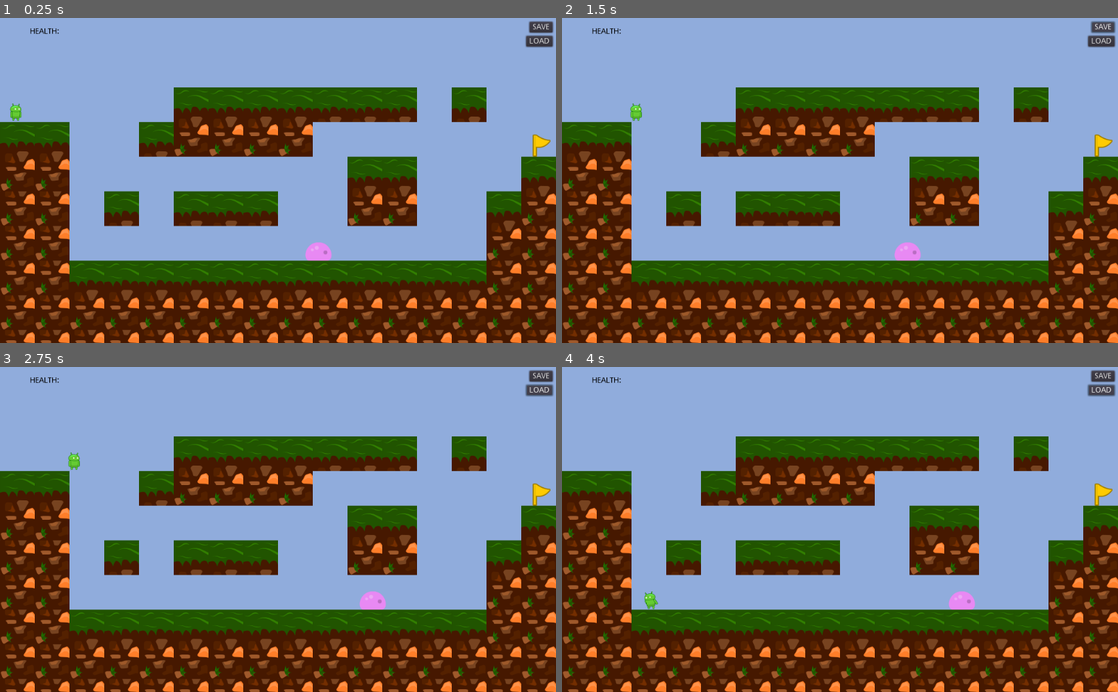
Above: before the commit, frames 1-4 (two rows, left to right).
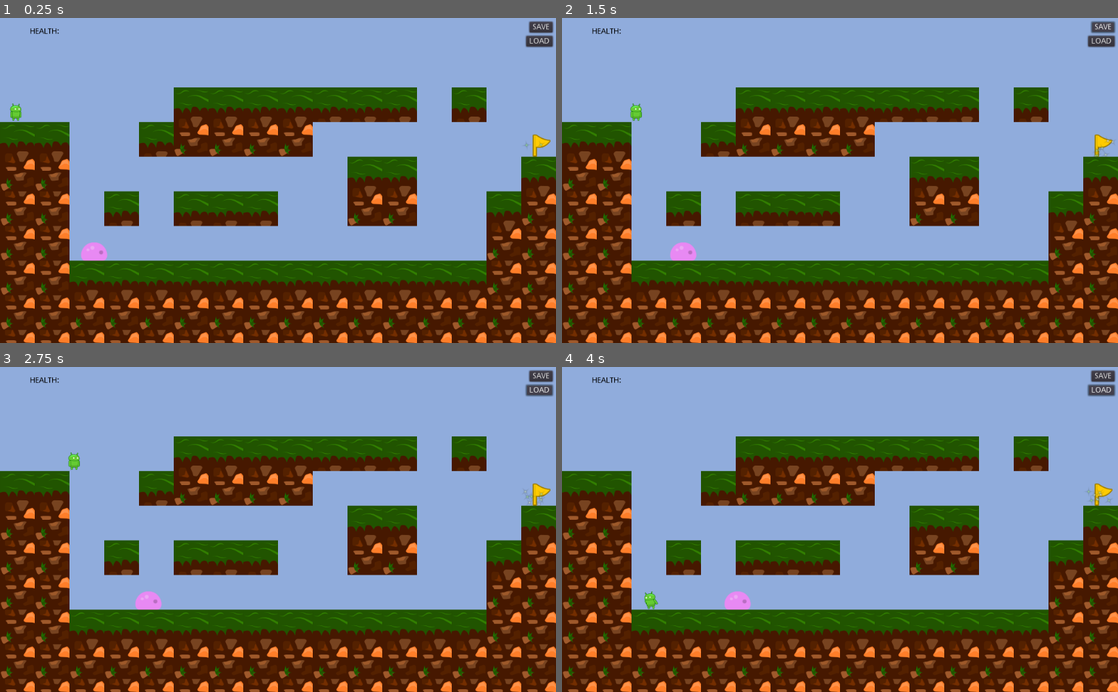
Above: after the commit, the same moments.

Repository: lelderki/07-2D-Platformer
Game: Godot game, scene res://Scenes/World.tscn
Two runs of this game, one before a commit and one after it. Both use one fixed random seed, a clock stepped at 60 frames per second and the inputs below.
Inputs:
- Up to frame 1 (0.25 s): no input
- Up to frame 2 (1.5 s): hold Right (move_right) 0.53-1.25 s; tap Space (jump) at 0.77 s; click "SAVE" at 1.25 s
- Up to frame 3 (2.75 s): click "LOAD" at 2 s
- Up to frame 4 (4 s): hold Right (move_right) 2.78-3.53 s; hold Left (move_left) from 3.53 s (still down)

The runs differ from the first frame. In frame 1, 0.5% of the frame differs, in the area x 14-98%, y 38-75%; in frame 2, 0.5%; in frame 3, 0.5%; in frame 4, 0.5%, in the area x 29-99%, y 37-75%.

Commit message:
changes

Diff:
--- /dev/null
+++ b/Scenes/Particles2D.tscn
@@ -0,0 +1,26 @@
+[gd_scene load_steps=5 format=2]
+
+[ext_resource path="res://Assets/star_04.png" type="Texture" id=1]
+
+[sub_resource type="Gradient" id=1]
+colors = PoolColorArray( 0.600971, 1, 0.543967, 1, 1, 1, 1, 1 )
+
+[sub_resource type="GradientTexture" id=2]
+gradient = SubResource( 1 )
+
+[sub_resource type="ParticlesMaterial" id=3]
+emission_shape = 2
+emission_box_extents = Vector3( 500, 300, 1 )
+flag_disable_z = true
+gravity = Vector3( 0, -60, 0 )
+orbit_velocity = 0.0
+orbit_velocity_random = 0.0
+angle = 45.0
+angle_random = 1.0
+color_ramp = SubResource( 2 )
+
+[node name="Particles2D" type="Particles2D"]
+position = Vector2( 992.21, 240.968 )
+scale = Vector2( 0.05, 0.05 )
+process_material = SubResource( 3 )
+texture = ExtResource( 1 )
--- a/Scenes/World.tscn
+++ b/Scenes/World.tscn
@@ -1,10 +1,11 @@
-[gd_scene load_steps=6 format=2]
+[gd_scene load_steps=7 format=2]
 
 [ext_resource path="res://Tile Maps/tiles.tres" type="TileSet" id=1]
 [ext_resource path="res://Scenes/Player.tscn" type="PackedScene" id=2]
 [ext_resource path="res://Scenes/Enemies.tscn" type="PackedScene" id=3]
 [ext_resource path="res://Scenes/WorldComplete.tscn" type="PackedScene" id=4]
 [ext_resource path="res://Scenes/HUD.tscn" type="PackedScene" id=5]
+[ext_resource path="res://Scenes/Particles2D.tscn" type="PackedScene" id=6]
 
 [node name="World" type="Node2D" groups=[
 "Persist",
@@ -24,6 +25,7 @@
 position = Vector2( 29.1883, 166.482 )
 
 [node name="Enemies" parent="." instance=ExtResource( 3 )]
+position = Vector2( -413.212, 0 )
 
 [node name="HUD" parent="." instance=ExtResource( 5 )]
 
@@ -50,3 +52,5 @@
 __meta__ = {
 "_edit_use_anchors_": false
 }
+
+[node name="Particles2D" parent="." instance=ExtResource( 6 )]
--- a/Scenes/World2.tscn
+++ b/Scenes/World2.tscn
@@ -6,6 +6,7 @@
 [ext_resource path="res://Scenes/WorldComplete2.gd" type="Script" id=4]
 [ext_resource path="res://Scenes/HUD.tscn" type="PackedScene" id=5]
 [ext_resource path="res://Assets/pieceYellow_border17.png" type="Texture" id=6]
+[ext_resource path="res://Scenes/Particles2D.tscn" type="PackedScene" id=7]
 
 [sub_resource type="RectangleShape2D" id=1]
 extents = Vector2( 16.0309, 19.6956 )
@@ -45,3 +46,5 @@
 [node name="flag" type="Sprite" parent="WorldComplete"]
 position = Vector2( 1.03162, 1.89374 )
 texture = ExtResource( 6 )
+
+[node name="Particles2D" parent="." instance=ExtResource( 7 )]
Binary file added: Assets/star_04.png
Not shown, added: Assets/star_04.png.import
Not shown: 1 places in Scenes/World2.tscn that only renumber resources
